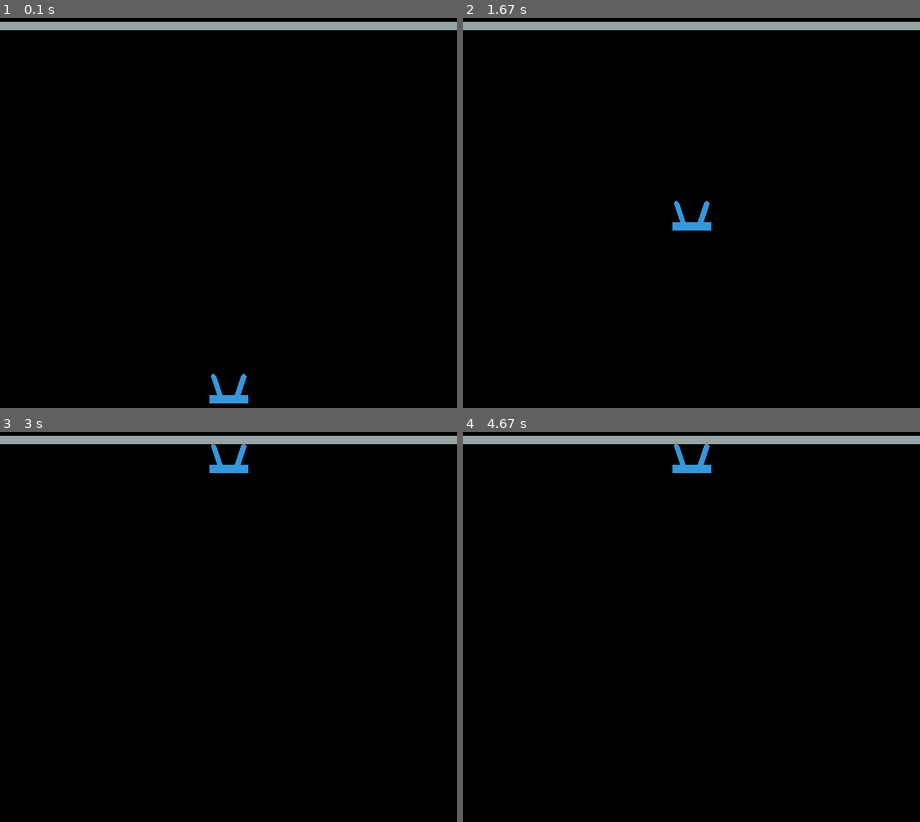
Above: before the commit, frames 1-4 (two rows, left to right).
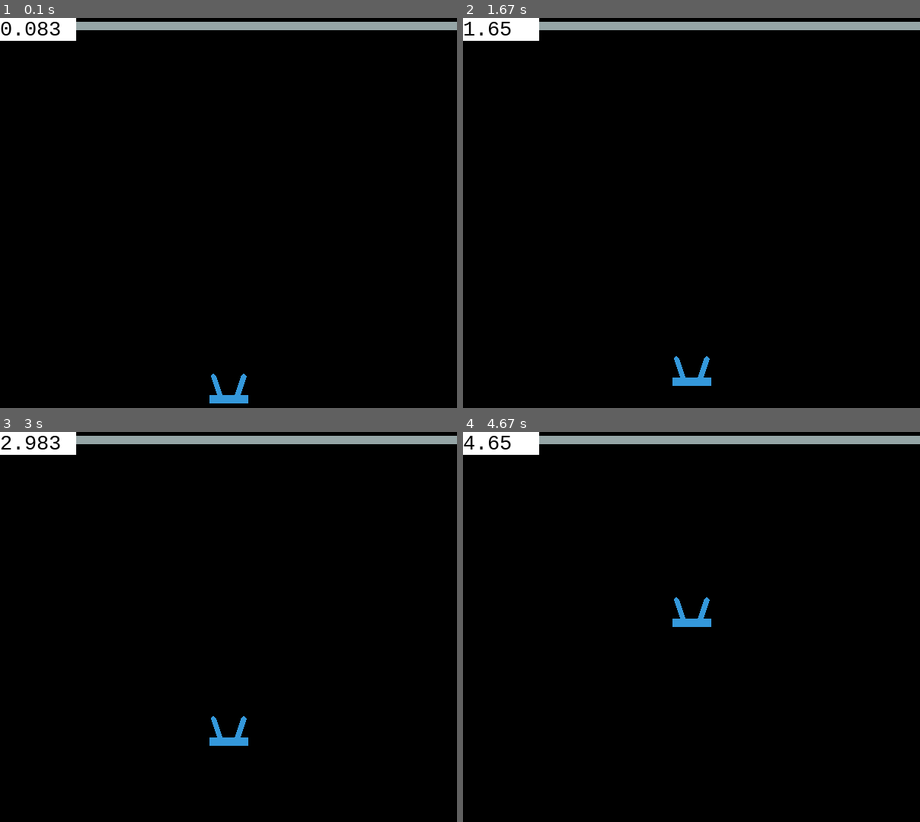
Above: after the commit, the same moments.

Repository: taostlt/air
Game: pygame game, started from drone_drop.py
Two runs of this game, one before a commit and one after it. Both use one fixed random seed, a clock stepped at 60 frames per second and the inputs below.
Inputs:
- Up to frame 1 (0.1 s): no input
- Up to frame 2 (1.67 s): hold Down 0.83-1.3 s
- Up to frame 3 (3 s): hold Down 1.73-2.1 s; hold Down 2.47-2.77 s
- Up to frame 4 (4.67 s): hold Down 3.2-3.57 s; hold Down 3.93-4.23 s

The runs differ from the first frame. In frame 1, 0.9% of the frame differs, in the area x 0-17%, y 0-6%; in frame 2, 1.6%, in the area x 0-55%, y 0-95%; in frame 3, 1.6%; in frame 4, 1.6%.

Commit message:
Drone drop count down timer works!

Diff:
--- a/drone_drop.py
+++ b/drone_drop.py
@@ -3,10 +3,15 @@
 import random
 import sys
 import math
+import numpy as np
 from pymunk.pygame_util import DrawOptions
+
+screen = pygame.display.set_mode((128, 128))
+
 
 width = 600
 height = 600
+
 
 class CoaxialCopter:
     def __init__(self,
@@ -27,6 +32,13 @@
         self.omega_2 = 0.0
         self.name = name
 
+        self.z = 0.0
+        self.z_dot = 0.0
+        self.psi = 0.0
+        self.psi_dot = 0.0
+
+        # self.X = np.array([0.0, 0.0, 0.0, 0.0])
+
         position = (300, 500)
 
         self.shape = pymunk.Poly.create_box(None, size=(50, 10))
@@ -43,10 +55,17 @@
     def z_dot_dot(self):
         f_1 = self.K_f * self.omega_1**2
         f_2 = self.K_f * self.omega_2**2
+        # print('Kf, f_1, f_2, inside z_dot_dot function: ', self.K_f, f_1, f_2)
+
+        # print('f1, f2, inside function: ', f_1, f_2)
+        # print('Omega 1, Omega 2, inside function: ', self.omega_1, self.omega_2)
+
         f_g = self.mass * self.g
+        # print('fg: ', f_g)
         f_total = -f_1 - f_2 + f_g
-        acceleration = f_total / self.mass
-        return acceleration
+        # print('f_total: ', f_total)
+        vertical_acceleration = f_total / self.mass
+        return vertical_acceleration
 
     @property
     def psi_dot_dot(self):
@@ -66,6 +85,43 @@
         self.omega_2 = omega_2
         return self.omega_1, self.omega_2
 
+    def advance_state_uncontrolled(self, dt):
+        z_dot_dot = 9.81
+
+        delta_z_dot = z_dot_dot * self.dt
+        self.z_dot = self.z_dot + delta_z_dot
+
+        delta_z = self.z_dot * self.dt
+        self.z = self.z + delta_z
+
+    def advance_state(self, dt):
+        """Advances the state of the drone forward by dt seconds"""
+        #
+        # TODO
+        #  Implement this method! Your implementation may look
+        #  VERY similar to the uncontrolled version of this function.
+        z_dot_dot = self.z_dot_dot
+
+        delta_z_dot = dt * z_dot_dot
+        self.z_dot += delta_z_dot
+
+        delta_z = self.z_dot * dt
+        self.z += delta_z
+        # print('z: ', self.z)
+
+        # update psi state (see method "psi_dot_dot" implemented before)
+        psi_dot_dot = self.psi_dot_dot
+
+        delta_psi_dot = dt * psi_dot_dot
+        self.psi_dot += delta_psi_dot
+
+        # technically we should restrict psi so it's between
+        # -pi and pi, but we're not going to worry about that now
+        delta_psi = self.psi_dot * dt
+        self.psi += delta_psi
+
+        # print(f'z position: {self.z:,.2f}')
+
 class Ground:
     def __init__(self, space):
         self.body = pymunk.Body(0, 0, body_type=pymunk.Body.STATIC)
@@ -73,29 +129,43 @@
         self.shape.body.position = (width//2, 10)
         space.add(self.shape, self.body)
 
+class Player(pygame.sprite.Sprite):
+    def __init__(self):
+        super(Player, self).__init__()
+        self.surf = pygame.Surface((100, 30))
+        self.surf.fill((255, 255, 255))
+        self.rect = self.surf.get_rect()
+
+scoreCard = Player()
+
 
 def main():
-
     pygame.init()
+
     screen = pygame.display.set_mode((width, height))
     pygame.display.set_caption("The ball drops")
+
+    # clock
+    start_ticks = pygame.time.get_ticks()  # starter ticks
     clock = pygame.time.Clock()
-    print(clock)
+
+    counter, text = 10, '10'.rjust(3)
+    pygame.time.set_timer(pygame.USEREVENT, 1000)
+    font = pygame.font.SysFont('Consolas', 30)
+
     draw_options = DrawOptions(screen)
 
     space = pymunk.Space()
     space.gravity = 0, -9.8
     x = random.randint(120, 380)
     ground = Ground(space)
+
     myName = 'alx'
     coaxialDrone = CoaxialCopter('Alex', space)
-    print(coaxialDrone.name)
     stable_omega_1, stable_omega_2 = coaxialDrone.set_rotors_angular_velocities(0.0, 0.0)
 
     coaxialDrone.omega_1 = stable_omega_1 * math.sqrt(1.1)
     coaxialDrone.omega_2 = stable_omega_2 * math.sqrt(1.1)
-
-    vertical_acceleration = coaxialDrone.z_dot_dot
 
     while True:
         for event in pygame.event.get():
@@ -105,32 +175,65 @@
             elif event.type == pygame.KEYDOWN and event.key == pygame.K_ESCAPE:
                 sys.exit(0)
 
-        """
-        This is the code that applies force to the body of the drone
-        """
-       # if ball.shape.body.position.y < 200:
-       #     """  (0, 400) means apply 400 units of force in the dirction of y (0,0) is the co-ordinate to apply the force too"""
-
-
-        if event.type == pygame.KEYDOWN and event.key == pygame.K_UP:
-                stable_omega_1,stable_omega_2 = coaxialDrone.set_rotors_angular_velocities(0.0, 0.0)
-                print('Rotation of propeller 1, 2:', stable_omega_1,stable_omega_2)
-                print('Vertical acceleration =', vertical_acceleration)
-                pygame.display.set_caption("His monk flies")
-
-        if event.type == pygame.KEYDOWN and event.key == pygame.K_DOWN:
-            coaxialDrone.shape.body.apply_force_at_local_point((0, -400), (0, 0))
-            print('time', pygame.time.Clock())
-            pygame.display.set_caption("His monk drop")
+            # elif event.type == pygame.USEREVENT:
+            #     counter -= 1
+            #     text = str(counter).rjust(3) if counter > 0 else 'boom!'
+            #     screen.fill((255, 255, 255))
+            #     screen.blit(font.render(text, True, (255, 200, 255)), (0, 0))
+            #     pygame.display.flip()
+            #     print(text)
+
+
+        # """
+        # This is the code that applies force to the body of the drone
+        # """
+        # if ball.shape.body.position.y < 200:
+        #     """  (0, 400) means apply 400 units of force in the dirction of y (0,0) is the co-ordinate to apply the force too"""
+
+
+            elif event.type == pygame.KEYDOWN and event.key == pygame.K_UP:
+                        stable_omega_1,stable_omega_2 = coaxialDrone.set_rotors_angular_velocities(0.0, 0.0)
+                        print('Rotation of propeller 1, 2:', stable_omega_1,stable_omega_2)
+                        vertical_acceleration = coaxialDrone.z_dot_dot
+                        print('Vertical acceleration =', vertical_acceleration)
+                        print(coaxialDrone.X)
+
+                        coaxialDrone.shape.body.apply_force_at_local_point((0, vertical_acceleration), (0, 0))
+                        pygame.display.set_caption("His monk flies")
+
+            elif event.type == pygame.KEYDOWN and event.key == pygame.K_DOWN:
+                coaxialDrone.shape.body.apply_force_at_local_point((0, -400), (0, 0))
+                print('time', pygame.time.Clock())
+                pygame.display.set_caption("His monk drop")
 
 
         # ball.shape.body.apply_force_at_local_point((0, 100), (0, 0))
 
         screen.fill((0, 0, 0))
         space.debug_draw(draw_options)
-        space.step(1/50.0)
+        space.step(1/60.0)
+        clock.tick(60)
+
+        # Draw the player to the screen
+        screen.blit(scoreCard.surf, (0, 0))
+        # screen.blit(player2.surf, (0, 0))
+        # counter += 1
+
+        seconds = (pygame.time.get_ticks() - start_ticks) / 1000
+        seconds_float = float(seconds)
+
+        print(seconds)
+        text = str(seconds_float).rjust(3)
+        screen.blit(font.render(text, True, (0, 0, 0)), (0, 0))
+
+        # Update the display
+        # pygame.display.flip()
+
         pygame.display.update()
-        clock.tick(50)
+        print(counter)
+
+
+        # coaxialDrone.advance_state(dt)
 
 
 if __name__ == '__main__':
--- /dev/null
+++ b/sample_clock.py
@@ -0,0 +1,22 @@
+import pygame
+pygame.init()
+screen = pygame.display.set_mode((128, 128))
+clock = pygame.time.Clock()
+
+counter, text = 10, '10'.rjust(3)
+pygame.time.set_timer(pygame.USEREVENT, 1000)
+font = pygame.font.SysFont('Consolas', 30)
+
+while True:
+    for e in pygame.event.get():
+        if e.type == pygame.USEREVENT:
+            counter -= 1
+            text = str(counter).rjust(3) if counter > 0 else 'boom!'
+        if e.type == pygame.QUIT: break
+    else:
+        screen.fill((255, 255, 255))
+        screen.blit(font.render(text, True, (0, 0, 0)), (37, 48))
+        pygame.display.flip()
+        clock.tick(60)
+        continue
+    break
Empty file added: Bullit.py
Empty file added: Countdown-timer-pygame.py
Empty file added: pygame-a-primer.py
